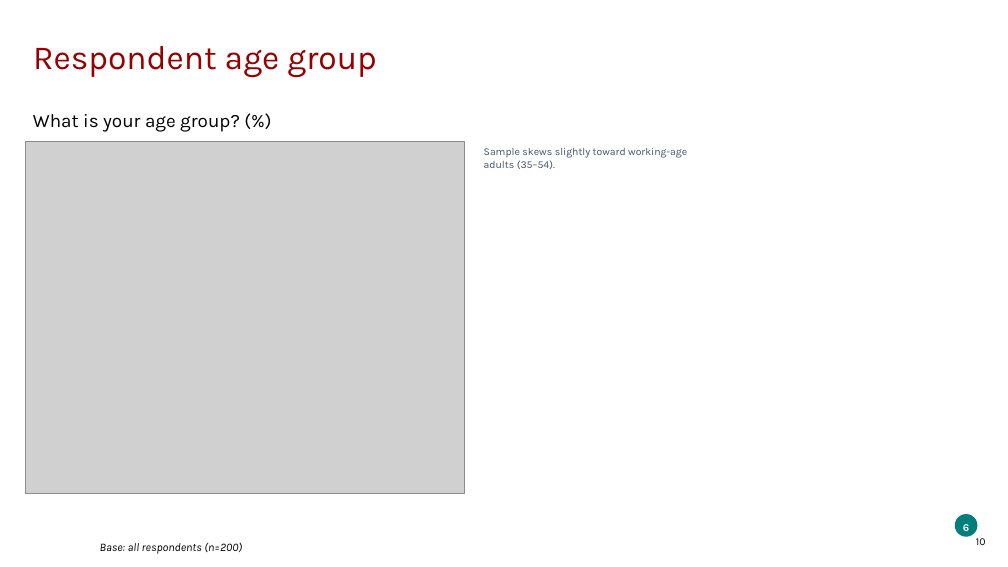
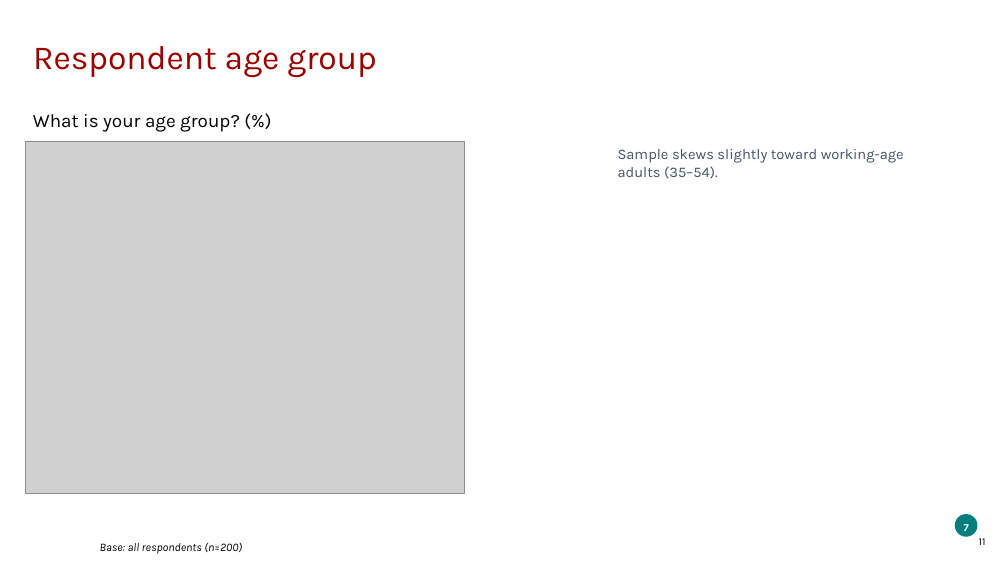
Before and after one commit to ThomasB4242/Test-1, a slide deck: slide 11 of sample_data/output.pptx (slide 10 before the commit). Drawn at 1008x567 pixels with LibreOffice and Linux fonts; fonts in the diff are those of the drawing; grey boxes stand for pictures; background and template pictures are left out. Boxes give left, top, right and bottom in pixels: in the first picture for what was removed or moved away, otherwise in the second. Text is boxed around its words. In the diff, an @@ line names an element or a change of style, - is before the commit and + after.

```diff
--- a/sample_data/output.pptx
+++ b/sample_data/output.pptx
@@ text "Sample skews slightly toward working-age": place and size @@
-text "Sample skews slightly toward working-age" at (484,148,687,169)
+text "Sample skews slightly toward working-age" at (618,149,904,179)
@@ text "Sample skews slightly toward working-age" at (618,149,904,179): size 10 to 14 pt @@
@@ text at (964,524,969,531): text changed @@
-6
+7
@@ page number at (979,538,986,545): text changed @@
-10
+11
```
Also in this commit, not shown: 4 other slides changed, 1 slide added, 5 other files.
